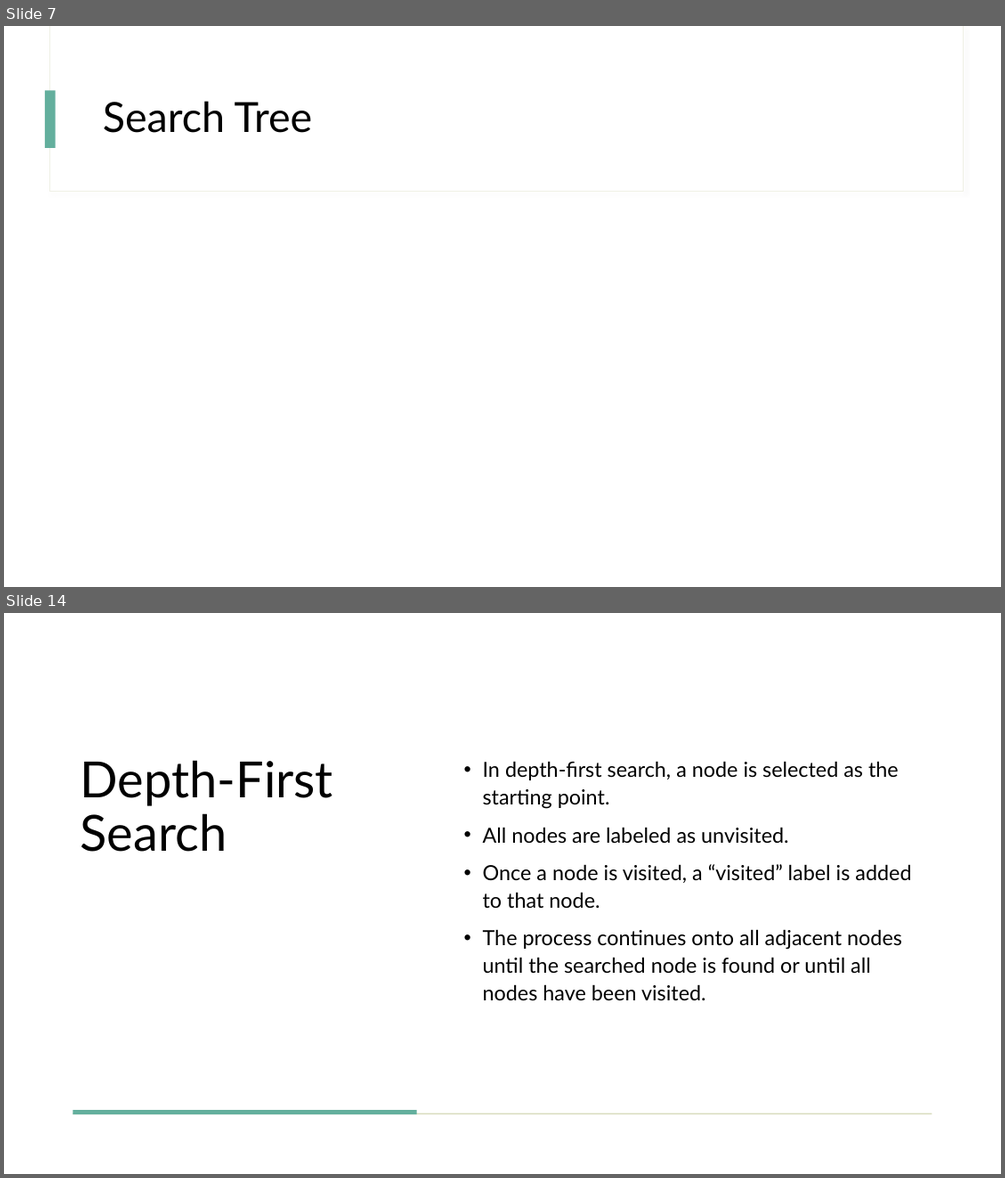
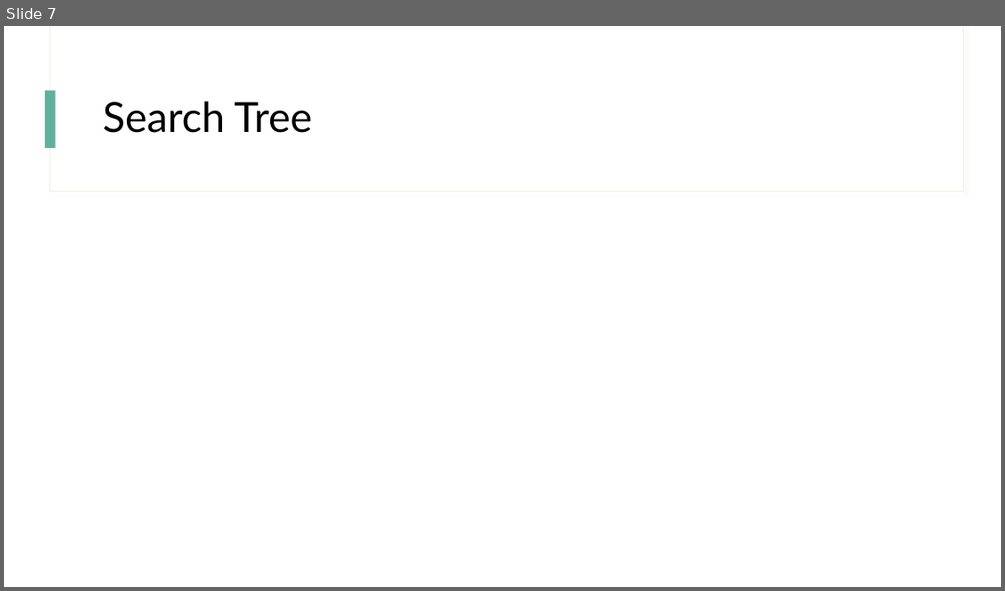
Before and after one commit to lauxpaux/Maze-Robotic-Path, a slide deck: AIAssignment2.pptx. Shown one above the other, each under a label of ours: slides 7 and 14 before the commit, slide 7 after it; the slides between them are not shown. The pictures are 1005x1178 and 1005x591 pixels, drawn with LibreOffice and Linux fonts; fonts in the diff are those of the drawing. Boxes give left, top, right and bottom in pixels: in the first picture for what was removed or moved away, otherwise in the second. Text is boxed around its words. In the diff, an @@ line names an element or a change of style, - is before the commit and + after.

Commit message:
2nd commit
draft
missing breadth-first code, map trees, map search

```diff
--- a/AIAssignment2.pptx
+++ b/AIAssignment2.pptx
@@ slide 14 removed at [4,613,1001,1174], background #FFFFFF; not listed: 2 template elements that a slide beside it also shows @@
@@ rectangle removed at [4,613,1001,1174] @@
@@ title removed at [81,760,333,852] @@
-Depth-First Search
@@ text removed at [483,761,911,1001] @@
-• In depth-first search, a node is selected as the starting point.
-• All nodes are labeled as unvisited.
-• Once a node is visited, a “visited” label is added to that node.
-• The process continues onto all adjacent nodes until the searched node is found or until all nodes have been visited.
@@ rectangle removed at [73,1112,932,1114] @@
@@ rectangle removed at [73,1110,417,1114] @@
```
Also in this commit, not shown: 1 slide changed, 11 slides added, 6 other slides removed.
